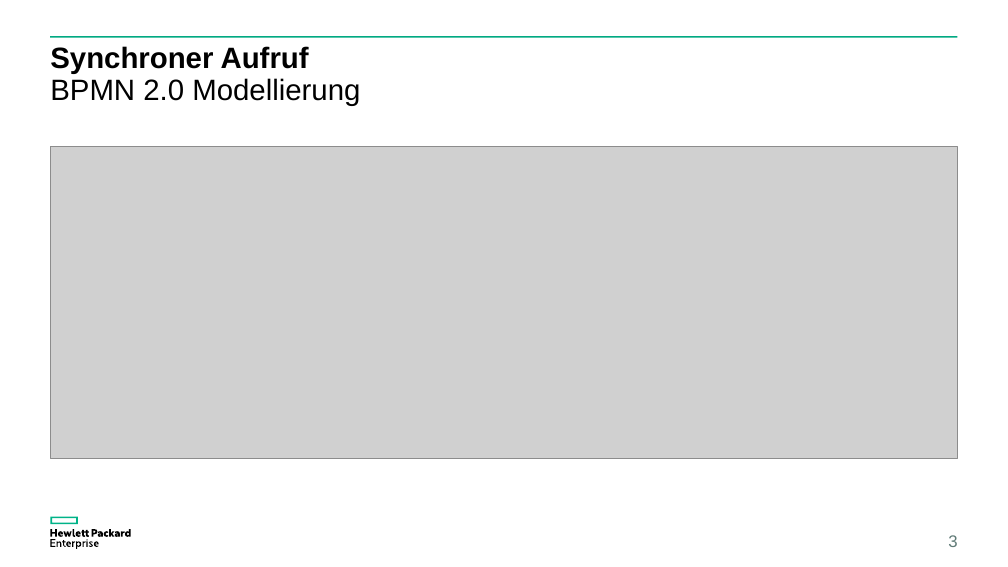
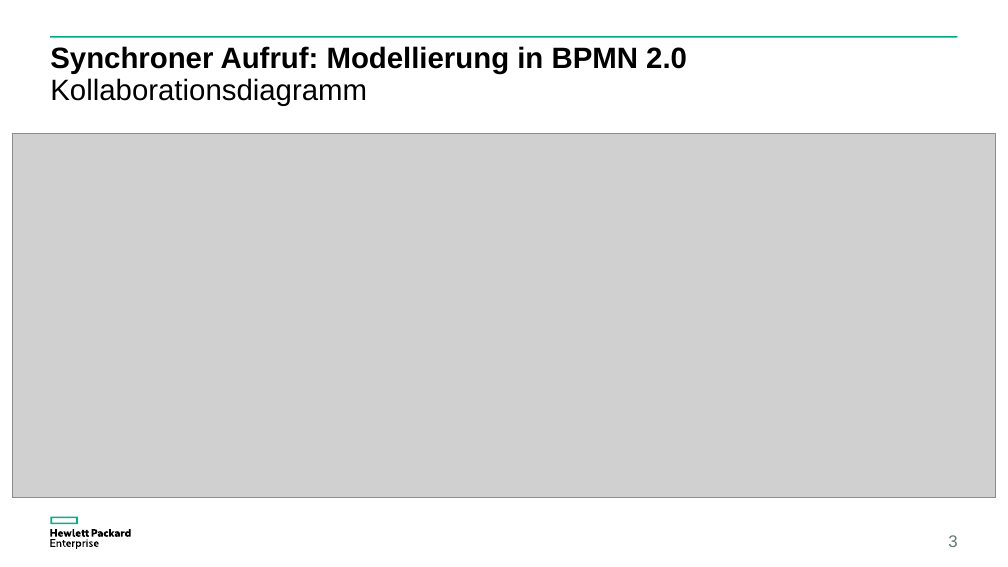
Before and after one commit to steilerDev/BPM_Lab, a slide deck: slide 3 of Ergebnispräsentation.pptx. Drawn at 1008x567 pixels with LibreOffice and Linux fonts; fonts in the diff are those of the drawing; grey boxes stand for pictures. Boxes give left, top, right and bottom in pixels: in the first picture for what was removed or moved away, otherwise in the second. Text is boxed around its words. In the diff, an @@ line names an element or a change of style, - is before the commit and + after.

```diff
--- a/Ergebnispräsentation.pptx
+++ b/Ergebnispräsentation.pptx
@@ title at (50,46,687,106): text changed; bold on @@
-Synchroner Aufruf
-BPMN 2.0 Modellierung
+Synchroner Aufruf: Modellierung in BPMN 2.0
+Kollaborationsdiagramm
@@ picture: place and size @@
-picture at (51,147,958,458)
+picture at (13,134,995,498)
```
Also in this commit, not shown: 4 other slides changed, 4 slides added, 1 other file.
